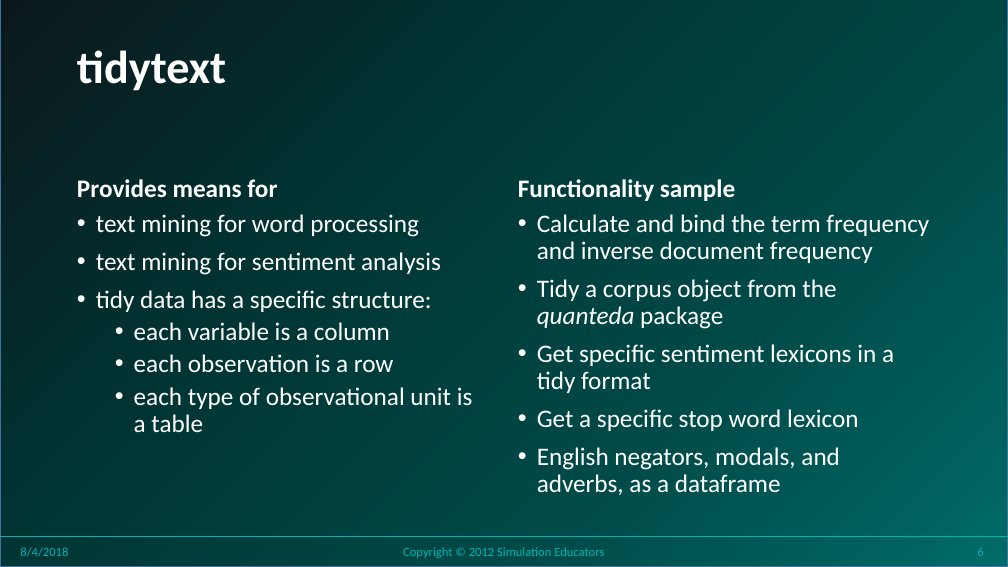
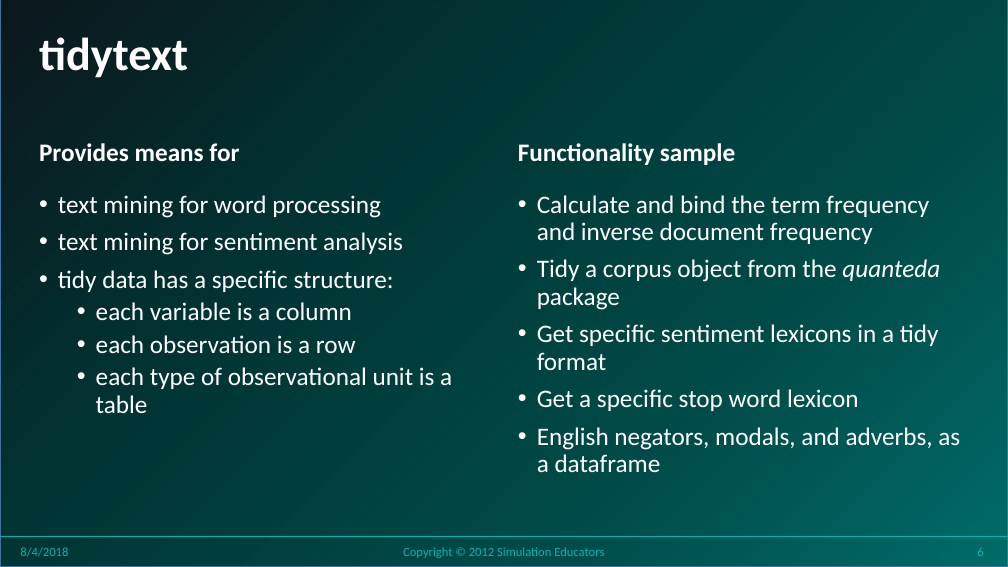
Before and after one commit to stricje1/VIT_University, a slide deck: slide 6 of Predictive_Modeling/PPT/Seminar 13 - Sentiment Modeling.pptx. Drawn at 1008x567 pixels with LibreOffice and Linux fonts; fonts in the diff are those of the drawing; background and template pictures are left out. Boxes give left, top, right and bottom in pixels: in the first picture for what was removed or moved away, otherwise in the second. Text is boxed around its words. In the diff, an @@ line names an element or a change of style, - is before the commit and + after.

```diff
--- a/Predictive_Modeling/PPT/Seminar 13 - Sentiment Modeling.pptx
+++ b/Predictive_Modeling/PPT/Seminar 13 - Sentiment Modeling.pptx
@@ title "tidytext": place and size @@
-title "tidytext" at box(77, 50, 226, 91)
+title "tidytext" at box(39, 37, 188, 78)
@@ text "Provides means for" at box(39, 143, 239, 161): vertical alignment bottom to middle @@
@@ text "Provides means for": place and size @@
-text "Provides means for" at box(77, 179, 277, 198)
+text "Provides means for" at box(39, 143, 239, 161)
@@ text "Functionality sample": place and size @@
-text "Functionality sample" at box(518, 179, 735, 201)
+text "Functionality sample" at box(518, 143, 735, 165)
@@ text "Functionality sample" at box(518, 143, 735, 165): vertical alignment bottom to middle @@
@@ text "text mining for word processing" rewrapped from box(96, 214, 473, 432) to box(58, 195, 452, 413) @@
@@ text "Calculate and bind the term ..." rewrapped from box(537, 214, 929, 495) to box(537, 195, 960, 472) @@
```
Also in this commit, not shown: 23 other slides changed, 3 other files.
